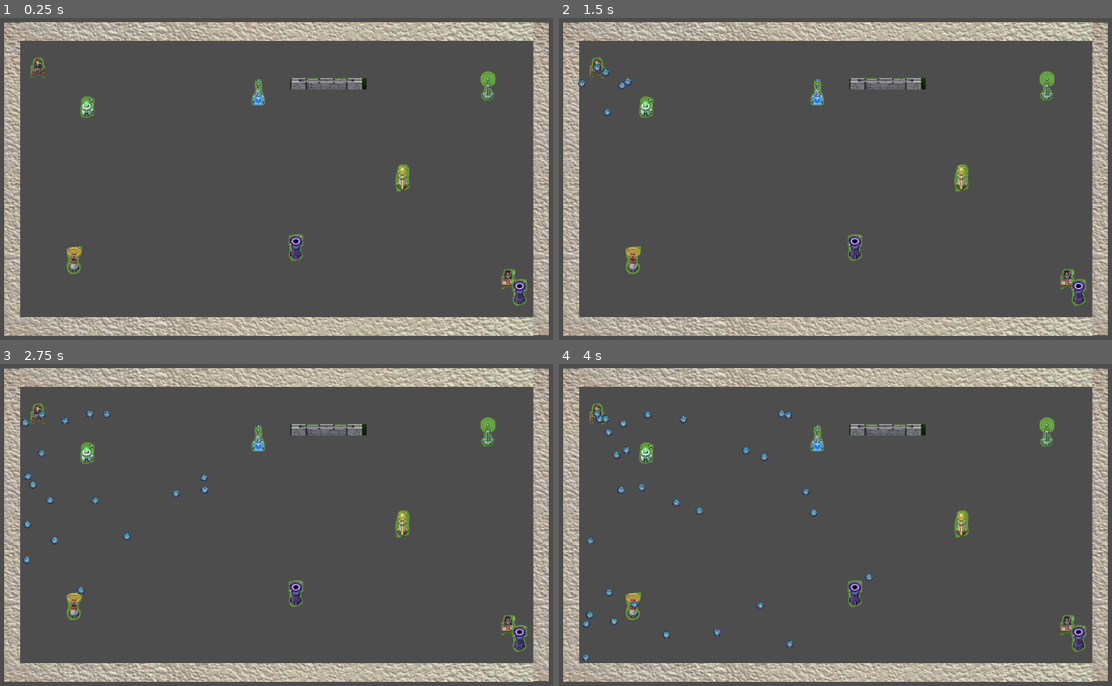
Above: before the commit, frames 1-4 (two rows, left to right).
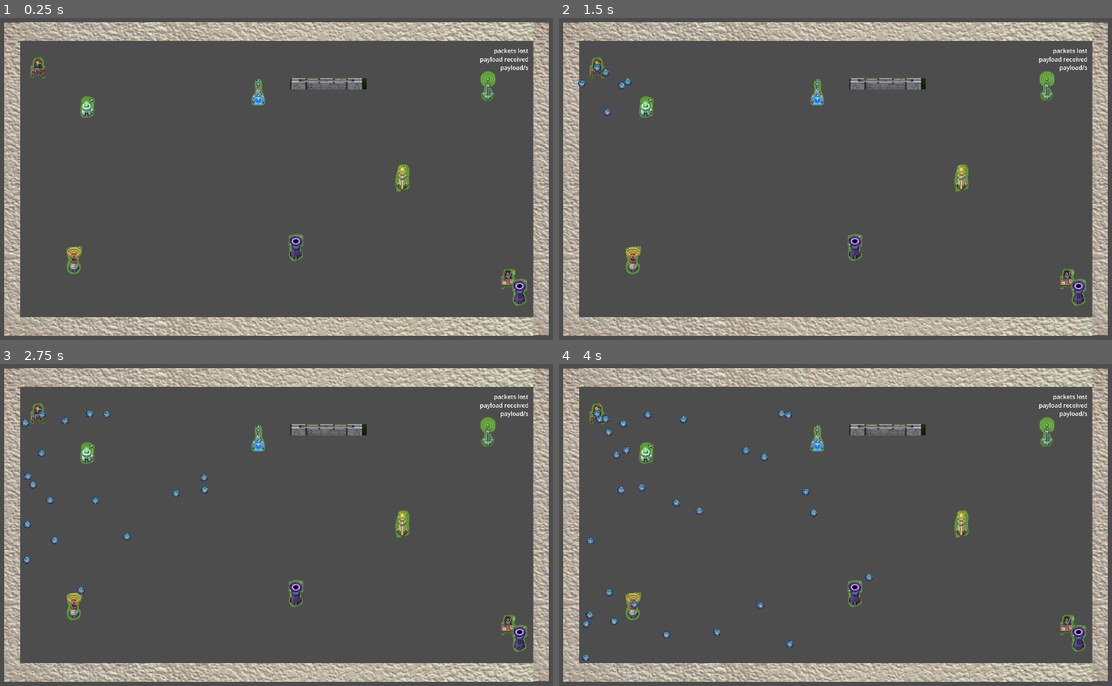
Above: after the commit, the same moments.

Repository: ryupold/ld59
Game: Godot game, scene res://scenes/test_sender.tscn
Same seed, same stepped clock (60 frames per second), same inputs: the game is played once before the commit and once after it.
Inputs:
- Up to frame 1 (0.25 s): no input
- Up to frame 2 (1.5 s): tap Enter at 0.5 s
- Up to frame 3 (2.75 s): no input
- Up to frame 4 (4 s): no input

The runs differ from the first frame. In frame 1, 0.2% of the frame differs, in the area x 86-96%, y 9-17%; in frame 2, 0.2%; in frame 3, 0.2%; in frame 4, 0.2%.

Commit message:
add packet stats at top right

Diff:
--- a/ld59-game/entities/packet/packet.gd
+++ b/ld59-game/entities/packet/packet.gd
@@ -17,7 +17,7 @@
 
 func onCollision(body: Node2D) -> void:
 	if body is Receiver:
-		GameState.onPacketLost.emit(payload)
+		GameState.onPacketReceived.emit(payload)
 		queue_free()
 	else: # its a wall (probably)
 		ttl -= 1
@@ -29,7 +29,6 @@
 	payload += 1
 	var newSpriteScale := originalSpriteScale * (1 + (payload-1) * growthModifier)
 	$Sprite.scale = Vector2(newSpriteScale, newSpriteScale)
-	#($CollisionShape2D.shape as CircleShape2D).radius = originalColliderRadius * (1 + (payload-1) * growthModifier)
 	var newColliderScale = originalColliderScale * (1 + (payload-1) * growthModifier)
 	$CollisionShape2D.scale = Vector2(newColliderScale, newColliderScale)
 
--- a/ld59-game/entities/receiver/receiver.gd
+++ b/ld59-game/entities/receiver/receiver.gd
@@ -1,7 +1,3 @@
 extends Node2D
-
 class_name Receiver
-
-func _ready():
-	#$StaticBody2D
-	pass
+# just here so we can check that Packet has collided with it by type
--- a/ld59-game/game_state.gd
+++ b/ld59-game/game_state.gd
@@ -2,10 +2,28 @@
 
 var _packetsLost: int
 
+var _payloadReceived: int
+var _payloadPerSecond: float
+var _currentPayloadBuffer: float
+var _currentPayloadBufferTime: float
+
 signal onPacketLost()
+signal onPacketReceived()
 
 func _ready():
 	onPacketLost.connect(increasePacketLossCounter)
+	onPacketReceived.connect(receivePacket)
 
 func increasePacketLossCounter():
 	_packetsLost += 1
+
+func receivePacket(payload: int):
+	_payloadReceived += payload
+	_currentPayloadBuffer += payload
+
+func _process(delta):
+	_currentPayloadBufferTime += delta
+	if _currentPayloadBufferTime >= 1:
+		_currentPayloadBufferTime -= 1
+		_payloadPerSecond = _currentPayloadBuffer
+		_currentPayloadBuffer = 0
--- /dev/null
+++ b/ld59-game/hud/hud.gd
@@ -0,0 +1,12 @@
+extends CanvasLayer
+
+class_name HUD
+
+func _ready():
+	GameState.onPacketLost.connect(updateHUD)
+	GameState.onPacketReceived.connect(updateHUD)
+
+func updateHUD():
+	$PacketsLostLabel.text = str(GameState._packetsLost) + " packets lost"
+	$PayloadReceivedLabel.text = str(GameState._payloadReceived) + " payload received"
+	$PayloadPerSecondLabel.text = str(GameState._payloadPerSecond) + " payload/s"
--- /dev/null
+++ b/ld59-game/hud/hud.tscn
@@ -0,0 +1,37 @@
+[gd_scene format=3 uid="uid://dyn3kjroqyl50"]
+
+[ext_resource type="Script" uid="uid://cibt7y28amhj5" path="res://hud/hud.gd" id="1_6ca3a"]
+
+[sub_resource type="LabelSettings" id="LabelSettings_6ca3a"]
+font_size = 50
+
+[node name="HUD" type="CanvasLayer" unique_id=114495]
+follow_viewport_enabled = true
+script = ExtResource("1_6ca3a")
+
+[node name="PacketsLostLabel" type="Label" parent="." unique_id=1300933531]
+offset_left = 3775.0
+offset_top = 222.0
+offset_right = 4380.0
+offset_bottom = 291.0
+text = "packets lost"
+label_settings = SubResource("LabelSettings_6ca3a")
+horizontal_alignment = 2
+
+[node name="PayloadReceivedLabel" type="Label" parent="." unique_id=2063424629]
+offset_left = 3775.0
+offset_top = 294.0
+offset_right = 4383.0
+offset_bottom = 363.0
+text = "payload received"
+label_settings = SubResource("LabelSettings_6ca3a")
+horizontal_alignment = 2
+
+[node name="PayloadPerSecondLabel" type="Label" parent="." unique_id=2034626969]
+offset_left = 3775.0
+offset_top = 363.0
+offset_right = 4380.0
+offset_bottom = 432.0
+text = "payload/s"
+label_settings = SubResource("LabelSettings_6ca3a")
+horizontal_alignment = 2
--- a/ld59-game/project.godot
+++ b/ld59-game/project.godot
@@ -23,6 +23,7 @@
 
 window/size/viewport_width=1280
 window/size/viewport_height=768
+window/stretch/mode="viewport"
 
 [dotnet]
 
--- a/ld59-game/scenes/test_sender.tscn
+++ b/ld59-game/scenes/test_sender.tscn
@@ -10,6 +10,7 @@
 [ext_resource type="PackedScene" uid="uid://b51vbaiptx4g7" path="res://entities/towers/relay/relay_tower.tscn" id="7_6djag"]
 [ext_resource type="PackedScene" uid="uid://brtqthc0p3i8m" path="res://entities/towers/speed/speed_tower.tscn" id="8_p2e67"]
 [ext_resource type="PackedScene" uid="uid://cv0dyuglhhbwd" path="res://entities/towers/slow/slow_tower.tscn" id="10_7aqdj"]
+[ext_resource type="PackedScene" uid="uid://dyn3kjroqyl50" path="res://hud/hud.tscn" id="9_e8af8"]
 
 [node name="TestSender" type="Node2D" unique_id=324347188]
 
@@ -51,3 +52,6 @@
 
 [node name="SlowTower" parent="." unique_id=1106743518 instance=ExtResource("10_7aqdj")]
 position = Vector2(2119, 606)
+
+[node name="HUD" parent="." unique_id=114495 instance=ExtResource("9_e8af8")]
+follow_viewport_enabled = true
Not shown, added: ld59-game/hud/hud.gd.uid
